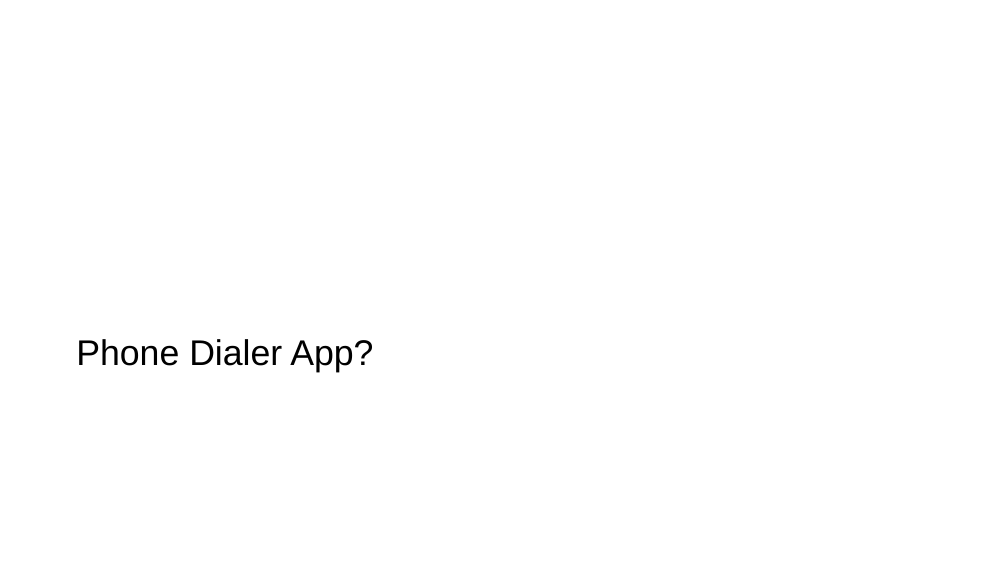
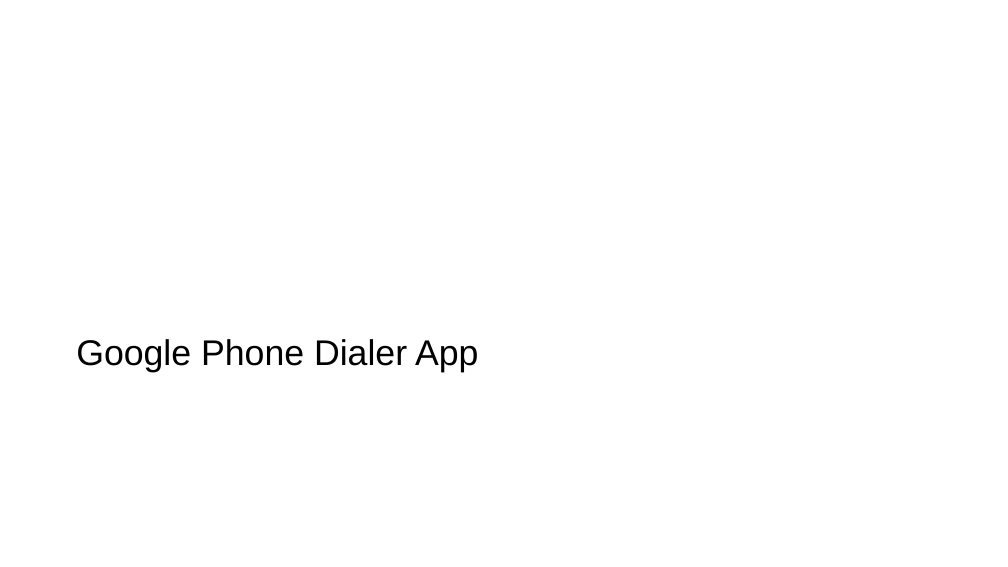
Before and after one commit to frankwxu/digital-forensics-lab, a slide deck: slide 3 of Android10/5_2_2_GMS_App_Investigations_Dialer.pptx (slide 2 before the commit). Drawn at 1008x567 pixels with LibreOffice and Linux fonts; fonts in the diff are those of the drawing; background and template pictures are left out. Boxes give left, top, right and bottom in pixels: in the first picture for what was removed or moved away, otherwise in the second. Text is boxed around its words. In the diff, an @@ line names an element or a change of style, - is before the commit and + after.

Commit message:
Update GMS App Investigations presentation files for Messaging and Dialer

```diff
--- a/Android10/5_2_2_GMS_App_Investigations_Dialer.pptx
+++ b/Android10/5_2_2_GMS_App_Investigations_Dialer.pptx
@@ title at box(76, 339, 478, 372): text changed @@
-Phone Dialer App?
+Google Phone Dialer App
```
Also in this commit, not shown: 3 other slides changed, 3 slides added, 1 slide removed, 1 other file.
